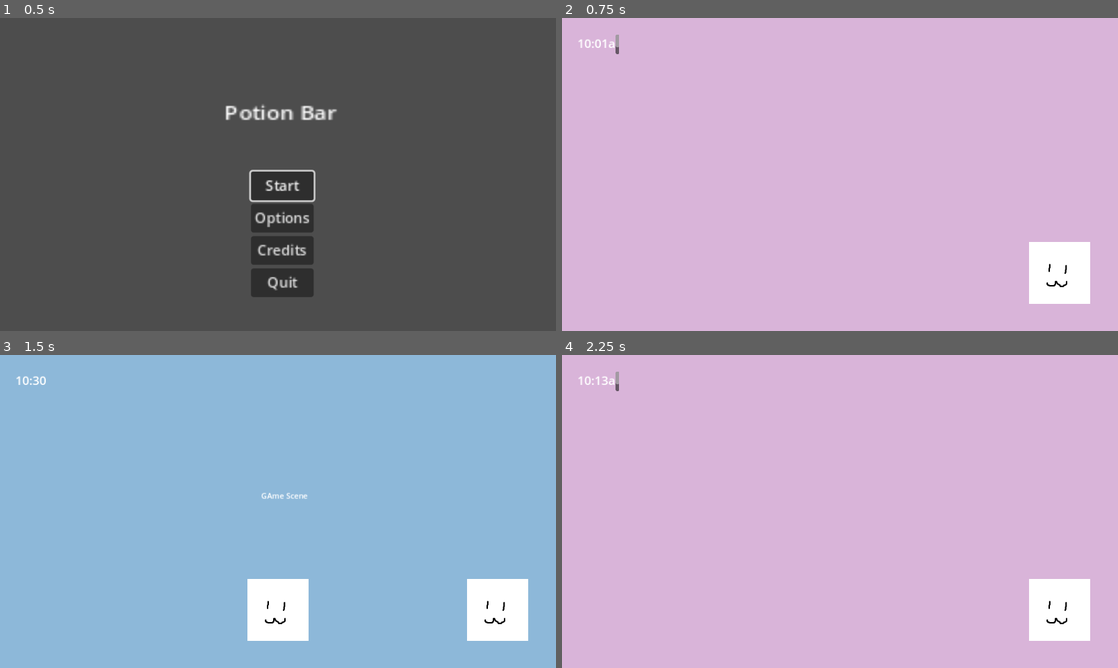
Above: before the commit, frames 1-4 (two rows, left to right).
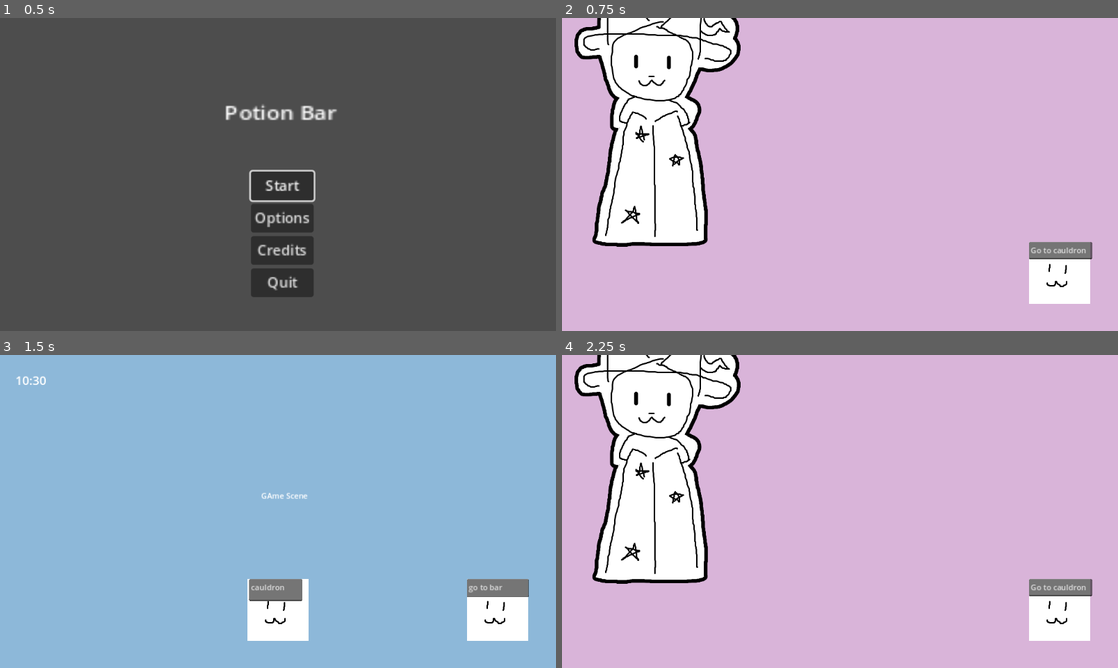
Above: after the commit, the same moments.

Repository: emeryplyler/potionbar
Game: Godot game, scene res://scenes/menu.tscn
Same seed, same stepped clock (60 frames per second), same inputs: the game is played once before the commit and once after it.
Inputs (mouse positions are in pixels of both pictures, inside the frame that each line leads up to):
- Up to frame 1 (0.5 s): no input
- Up to frame 2 (0.75 s): click "Start" at 0.5 s
- Up to frame 3 (1.5 s): click (500, 608) at 1.25 s
- Up to frame 4 (2.25 s): click (1062, 608) at 2 s

Frame 1 is identical in both runs. In frame 2, 15% of the frame differs, in the area x 2-96%, y 0-78%; in frame 3, 1.3%; in frame 4, 15%.

Commit message:
created instantiation, added in text for visual clarity

Diff:
--- a/scenes/BarScene.gd
+++ b/scenes/BarScene.gd
@@ -5,9 +5,13 @@
 var num_customers
 @onready var clock = get_node("/root/Clock")
 @onready var clock_display = get_node("UI/Clock")
-
+var myNode = preload("res://scenes/temp_customer.tscn")
 # Called when the node enters the scene tree for the first time.
 func _ready():
+	#instantiates obj, can be made into method
+	var instance = myNode.instantiate()
+	add_child(instance)
+
 	num_customers = 0
 	if clock == null:
 		print("Clock Not Found")
--- a/scenes/BarScene.tscn
+++ b/scenes/BarScene.tscn
@@ -45,6 +45,12 @@
 texture_pressed = ExtResource("1_3nxkg")
 texture_hover = ExtResource("1_3nxkg")
 
+[node name="TextEdit" type="TextEdit" parent="UI/GoToCauldron"]
+layout_mode = 0
+offset_right = 132.0
+offset_bottom = 36.0
+text = "Go to cauldron"
+
 [node name="Clock" type="RichTextLabel" parent="UI"]
 layout_mode = 0
 offset_left = 32.0
--- a/scenes/GameScene.tscn
+++ b/scenes/GameScene.tscn
@@ -52,6 +52,12 @@
 texture_pressed = ExtResource("1_3chj6")
 texture_hover = ExtResource("1_3chj6")
 
+[node name="TextEdit" type="TextEdit" parent="UI/GoToBar"]
+layout_mode = 0
+offset_right = 129.0
+offset_bottom = 38.0
+text = "go to bar"
+
 [node name="Clock" type="RichTextLabel" parent="UI"]
 layout_mode = 1
 offset_left = 32.0
@@ -66,4 +72,11 @@
 position = Vector2(576, 528)
 texture = ExtResource("1_3chj6")
 
+[node name="TextEdit" type="TextEdit" parent="Cauldron"]
+offset_left = -60.0
+offset_top = -64.0
+offset_right = 51.0
+offset_bottom = -18.0
+text = "cauldron"
+
 [connection signal="button_up" from="UI/GoToBar" to="." method="_on_gotobar_button_up"]
--- /dev/null
+++ b/scenes/temp_customer.tscn
@@ -0,0 +1,9 @@
+[gd_scene load_steps=2 format=3 uid="uid://dokluioyqidkc"]
+
+[ext_resource type="Texture2D" uid="uid://fophe0y56ihu" path="res://assets/customer.png" id="1_1ffmq"]
+
+[node name="TempCustomer" type="Node2D"]
+
+[node name="Customer" type="Sprite2D" parent="."]
+position = Vector2(198, 179)
+texture = ExtResource("1_1ffmq")
Not shown, added: assets/temp_cat.avif
